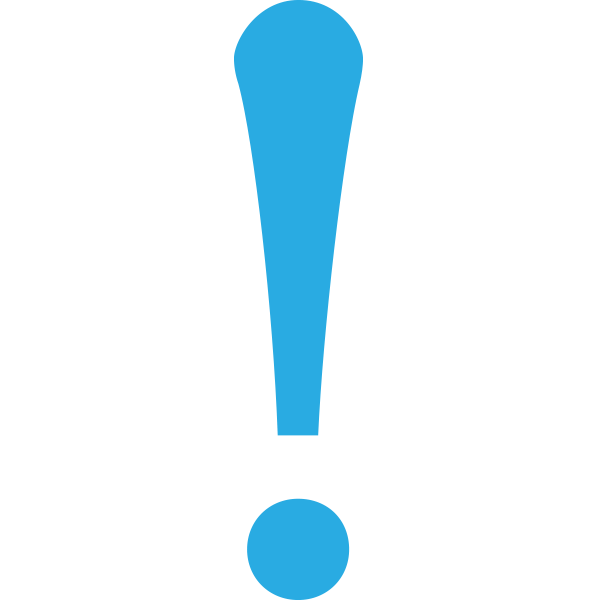
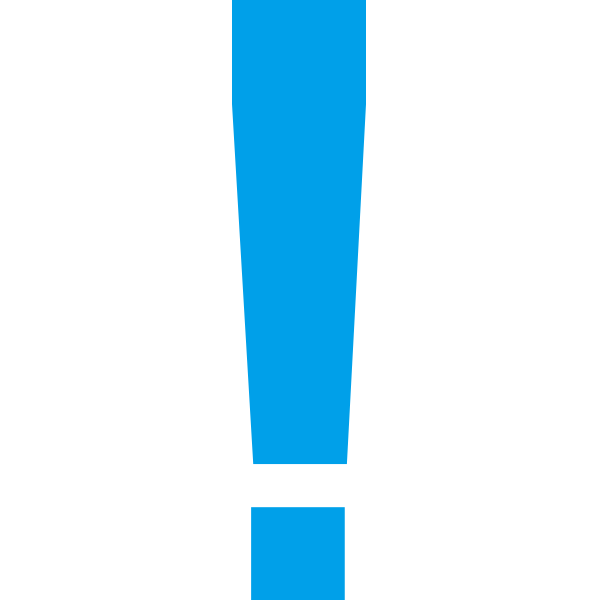
Two versions of the same layered image (600 x 600). Layer-by-layer changes:
added layer "ベクトルスマートオブジェクト" (1st of 2) above "ベクトルスマートオブジェクト" over [left=232, top=0, right=366, bottom=600]
hid "ベクトルスマートオブジェクト" (2nd of 2) over [left=234, top=0, right=363, bottom=600]
